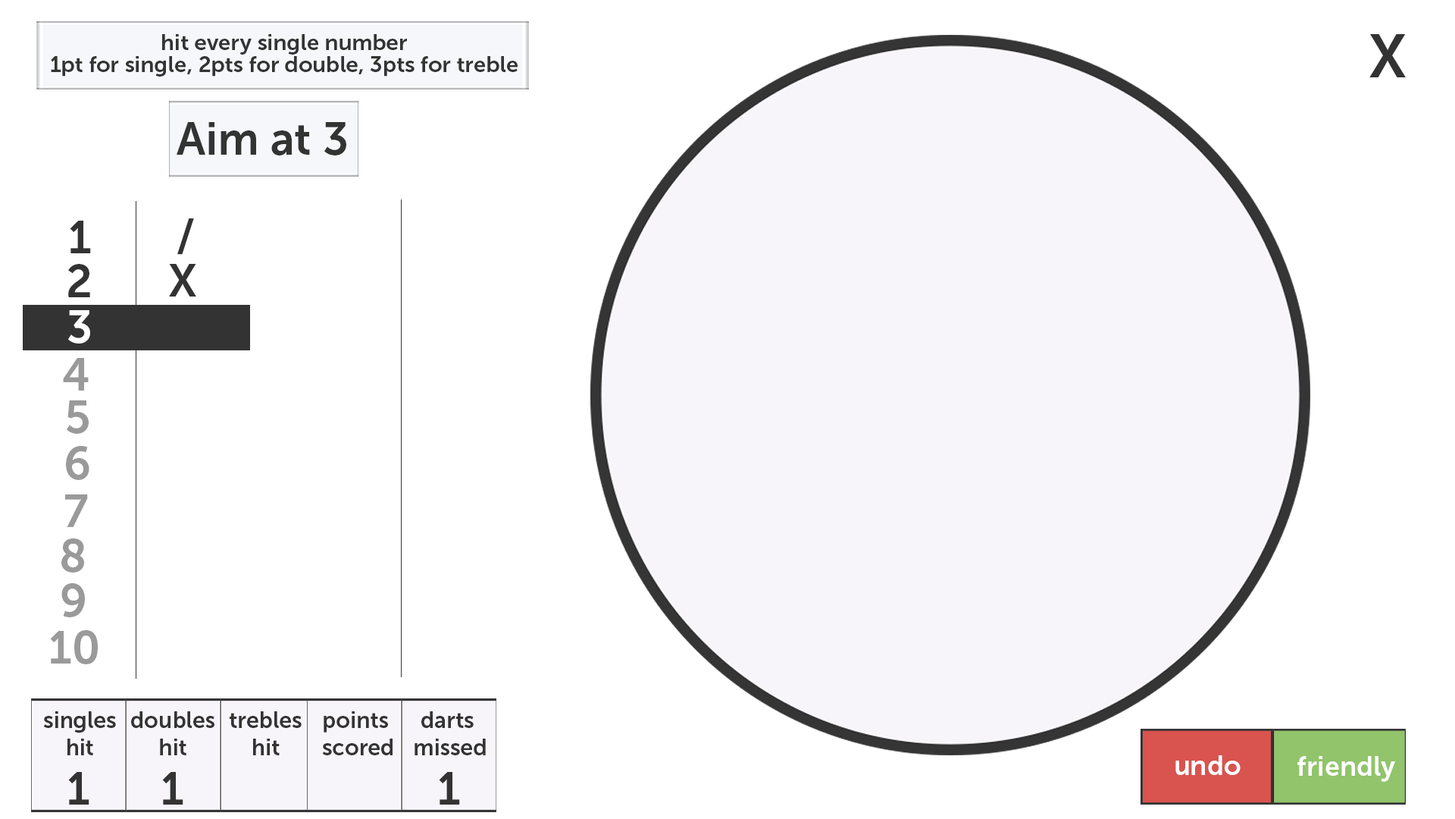
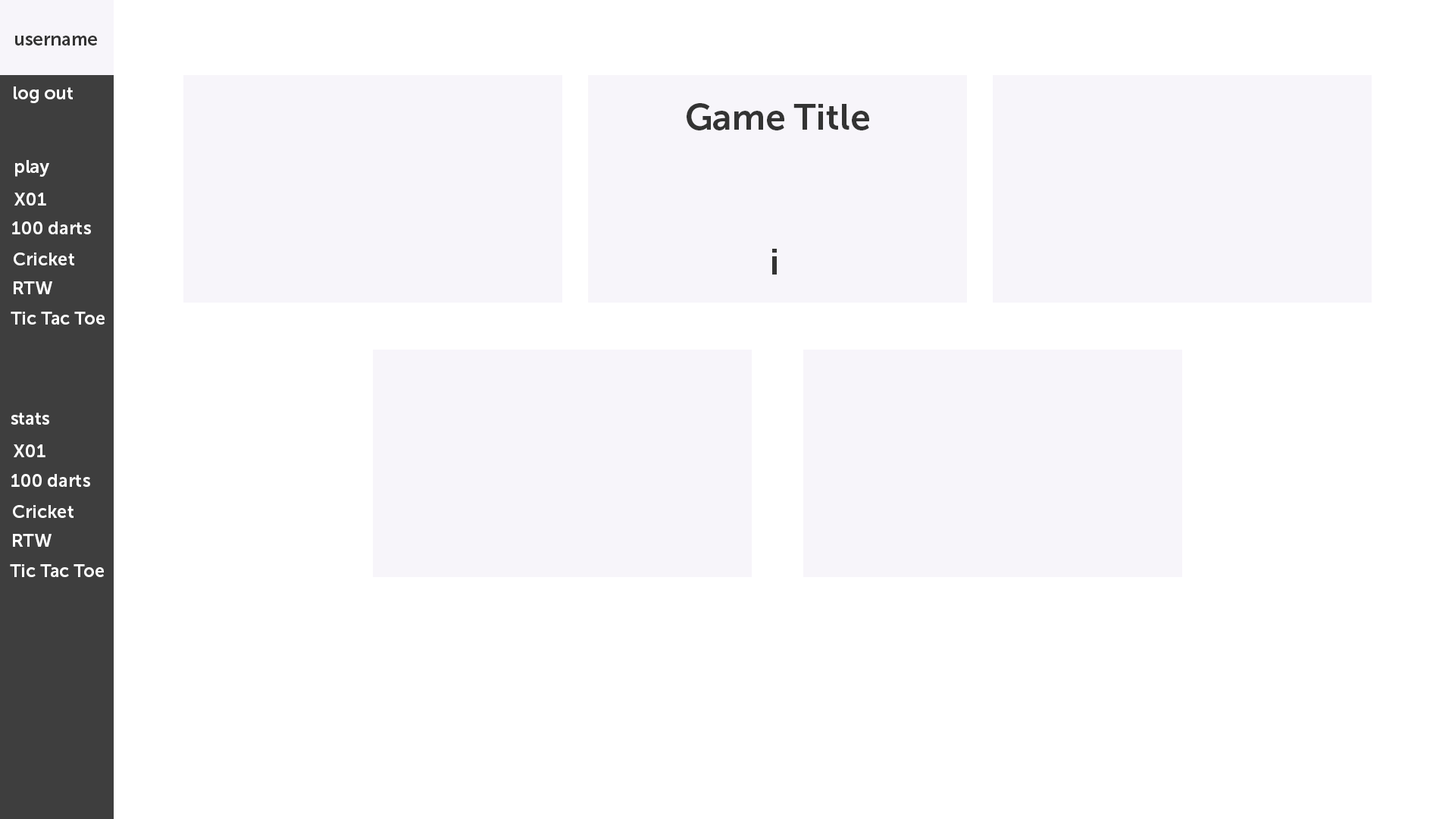
The second (1455, 819) image is a revision of the first. Changes to its layers:
added group "account" with 38 layers above "Noughts & Crosses" over [0, 0, 1372, 819]
added layer "Game Title" (2nd of 2, in "account") in group "account" over [686, 103, 870, 131]
added group "Game BGs" with 5 layers in group "account" over [183, 75, 1372, 577]
added layer "Game Four" in group "Game BGs" over [372, 349, 655, 577]
added layer "Game Three" in group "Game BGs" over [1086, 75, 1372, 303]
added layer "Game Two" in group "Game BGs" over [588, 75, 870, 303]
added layer "Game One" in group "Game BGs" over [183, 75, 563, 303]
added group "Play Games" with 5 layers in group "account" over [10, 192, 105, 325]
added layer "Tic Tac Toe" (1st of 2, in "account" › "Play Games") in group "Play Games" over [10, 311, 105, 325]
added layer "100 darts" (1st of 2, in "account" › "Play Games") in group "Play Games" over [12, 221, 91, 235]
added layer "Cricket" (1st of 3, in "account" › "Play Games") in group "Play Games" over [13, 252, 75, 266]
added group "Stats Games" with 5 layers in group "account" over [9, 444, 104, 577]
added layer "Tic Tac Toe" (2nd of 2, in "account" › "Stats Games") in group "Stats Games" over [9, 563, 104, 577]
added layer "100 darts" (2nd of 2, in "account" › "Stats Games") in group "Stats Games" over [11, 473, 91, 487]
added group "sidebar" with 6 layers in group "account" over [0, 0, 114, 819]
added layer "logout" in group "sidebar" over [13, 86, 73, 104]
added layer "username" in group "sidebar" over [15, 35, 98, 46]
added layer "username bg" in group "sidebar" over [0, 0, 114, 76]
added layer "Sidebar" in group "sidebar" over [0, 0, 114, 819]
hid group "Round The World" (35 layers) over [22, 21, 530, 812]
hid group "Game Buttons" (2nd of 2) (4 layers) over [1140, 728, 1407, 805]
hid "DartBoard" over [590, 34, 1311, 755]
hid "Quit Game" over [1369, 34, 1407, 78]
…and 8 more changes (8 added)
